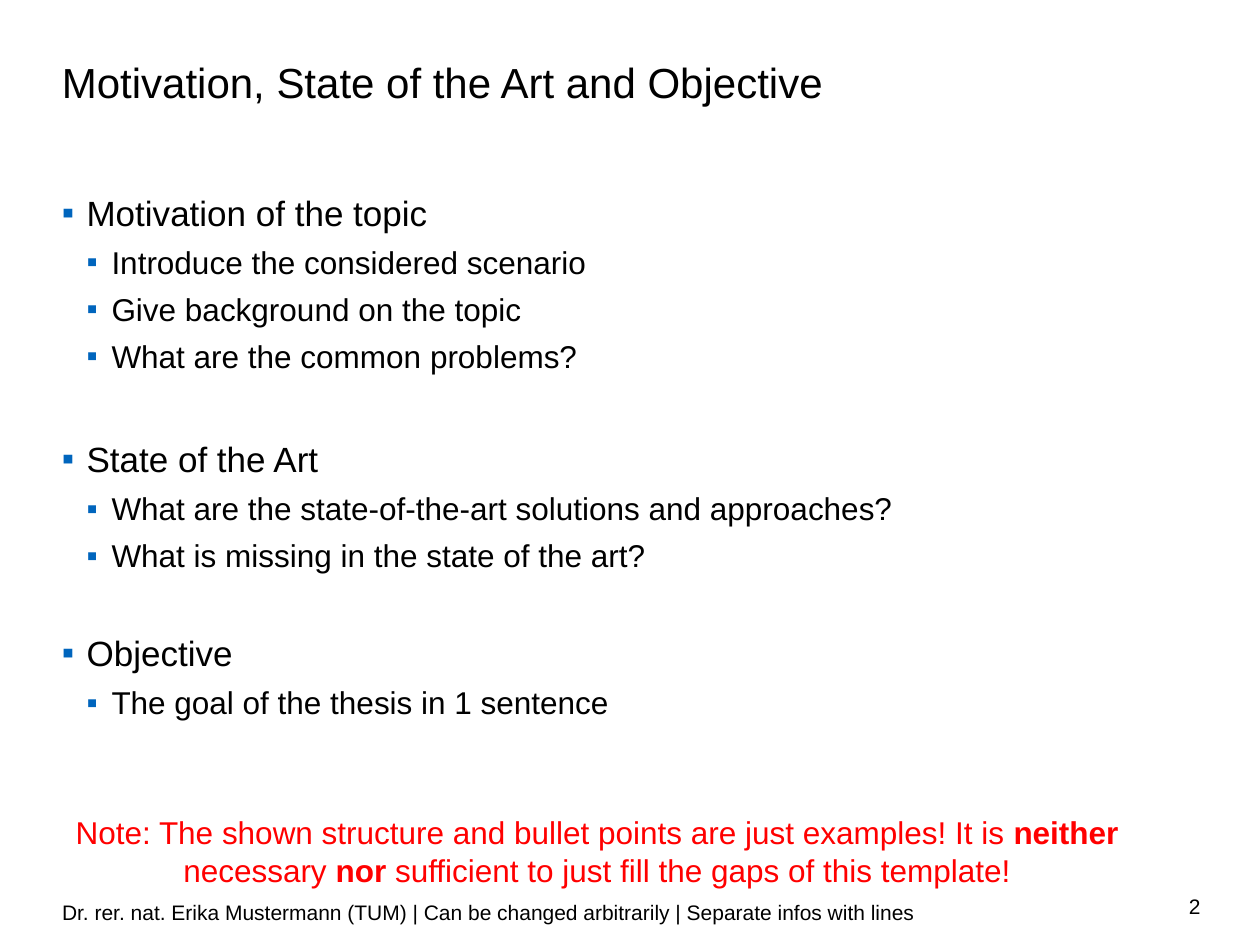
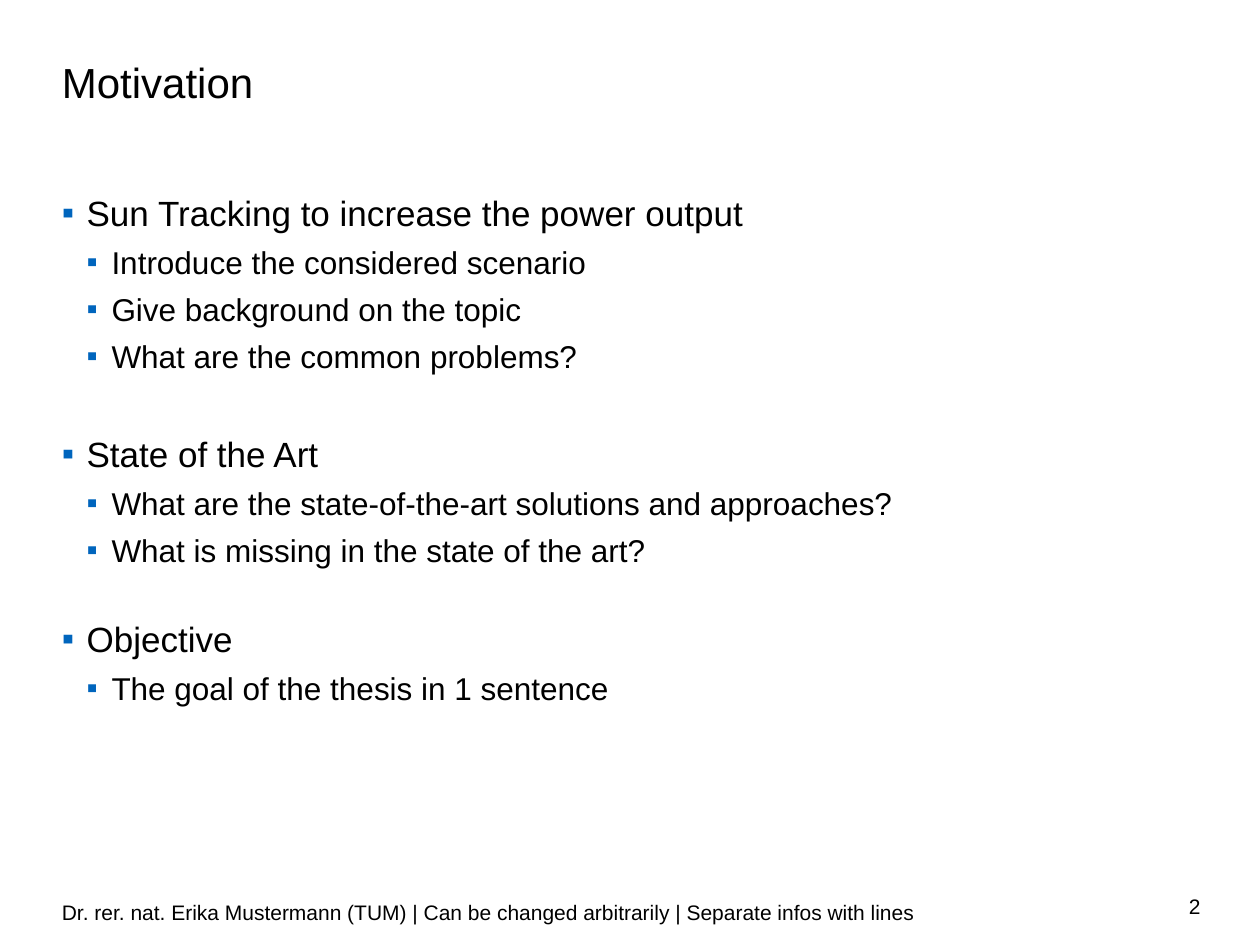
Before and after one commit to karthick1987/SolarPro, a slide deck: slide 2 of kick_off_presentation/lkn_ppt_presentation_template_kick_off.pptx. Drawn at 1260x945 pixels with LibreOffice and Linux fonts; fonts in the diff are those of the drawing; background and template pictures are left out. Boxes give left, top, right and bottom in pixels: in the first picture for what was removed or moved away, otherwise in the second. Text is boxed around its words. In the diff, an @@ line names an element or a change of style, - is before the commit and + after.

Commit message:
Structured the presentation, without the solution part, needs more work only the introduction is done

```diff
--- a/kick_off_presentation/lkn_ppt_presentation_template_kick_off.pptx
+++ b/kick_off_presentation/lkn_ppt_presentation_template_kick_off.pptx
@@ text at <box>62,67,253,99</box>: text changed @@
-Motivation, State of the Art and Objective
+Motivation
@@ text at <box>87,200,742,232</box>: text changed @@
-▪ Motivation of the topic
+▪ Sun Tracking to increase the power output
@@ text removed at <box>76,821,1119,888</box> @@
-Note: The shown structure and bullet points are just examples! It is neither necessary nor sufficient to just fill the gaps of this template!
```
Also in this commit, not shown: 1 other slide changed, 1 slide added, 2 slides removed, 2 other files.
